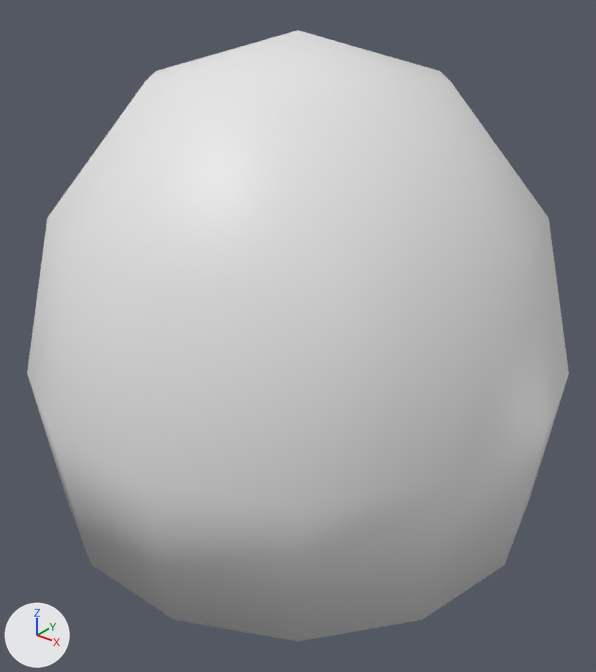
What one commit did to the glTF model assets/models/items/copper_helmet.glb.
Camera for both pictures: a 50 mm camera at (0.249, -0.311, 0.279) aimed at (0.006, -0.007, 0.09). Lighting does not change. The marker at lower left points along +X, +Y and +Z. The picture after the commit comes second. Vertices at exactly the same position are counted once.

Script lines for the objects in view, before the commit:
```python
me_copper_helmet_v0 = bpy.data.meshes.new('copper_helmet_v0')
me_copper_helmet_v0.from_pydata(...)  # 65 vertices, 122 faces; spans x -0.14..0.14, y -0.136..0.15, z 0.0..0.24
me_copper_helmet_v0.materials.append(mat_prop_copper)
ob_copper_helmet_v0 = bpy.data.objects.new('copper_helmet_v0', me_copper_helmet_v0)
ob_copper_helmet_v0.location = (0.0, 0.0, 0.0)
```
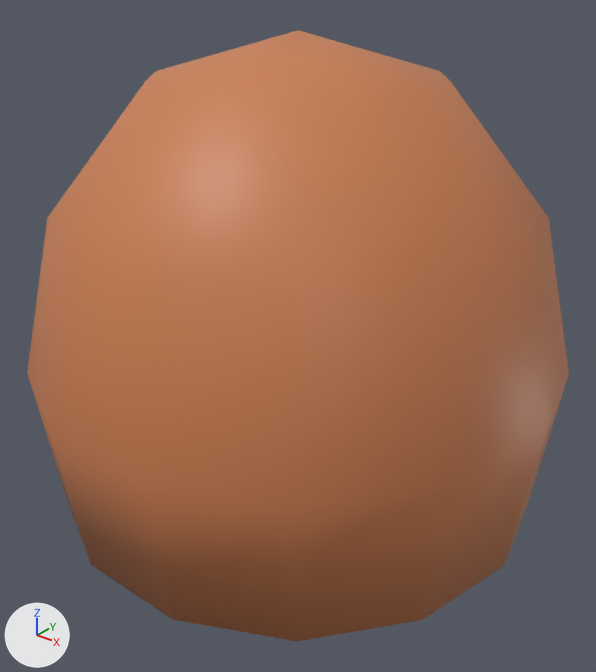
Changed parts and their boxes (x1, y1, x2, y2) in the pictures (596 x 672 px):
part 1 of me_copper_helmet_v0, recoloured (white to orange)
    both: (27, 30, 569, 642)

What the commit changed:
me_copper_helmet_v0 has 65 vertices, 122 faces and spans x -0.14..0.14, y -0.136..0.15, z 0.0..0.24.
me_copper_helmet_v0 is used by ob_copper_helmet_v0; location (0.0, 0.0, 0.0).
me_copper_helmet_v0 part 1: 122 faces centred in x -0.132..0.132, y -0.133..0.15, z 0.0..0.227 are repainted in the vertex colours; the middle colour goes from white #ffffff to orange #e08c5a.
